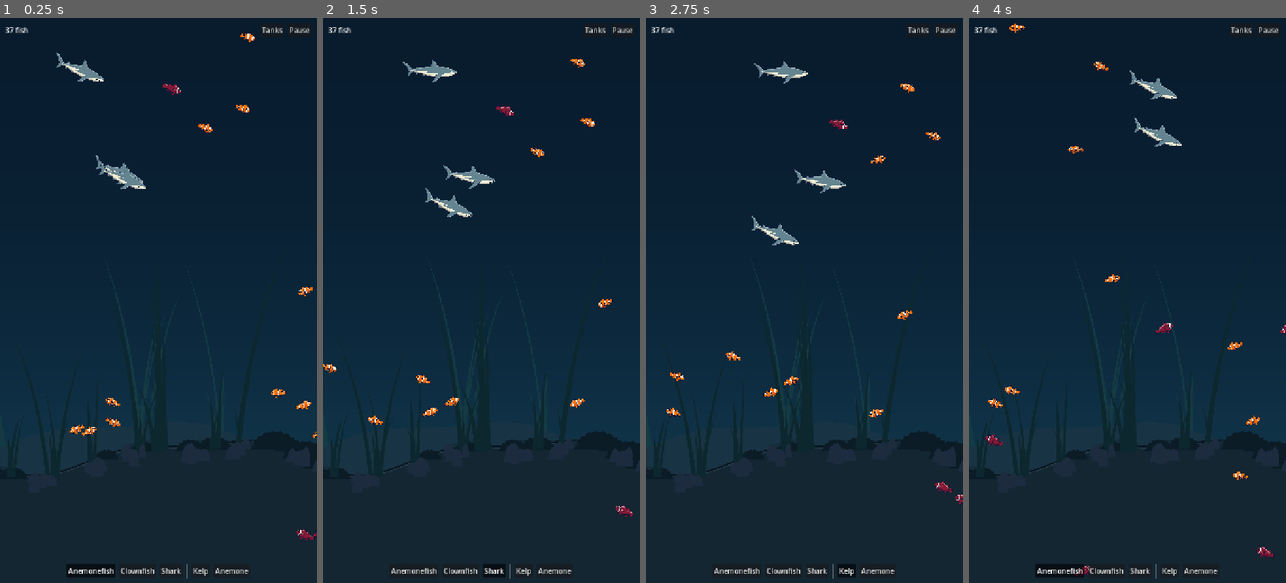
Above: before the commit, frames 1-4 (left to right).
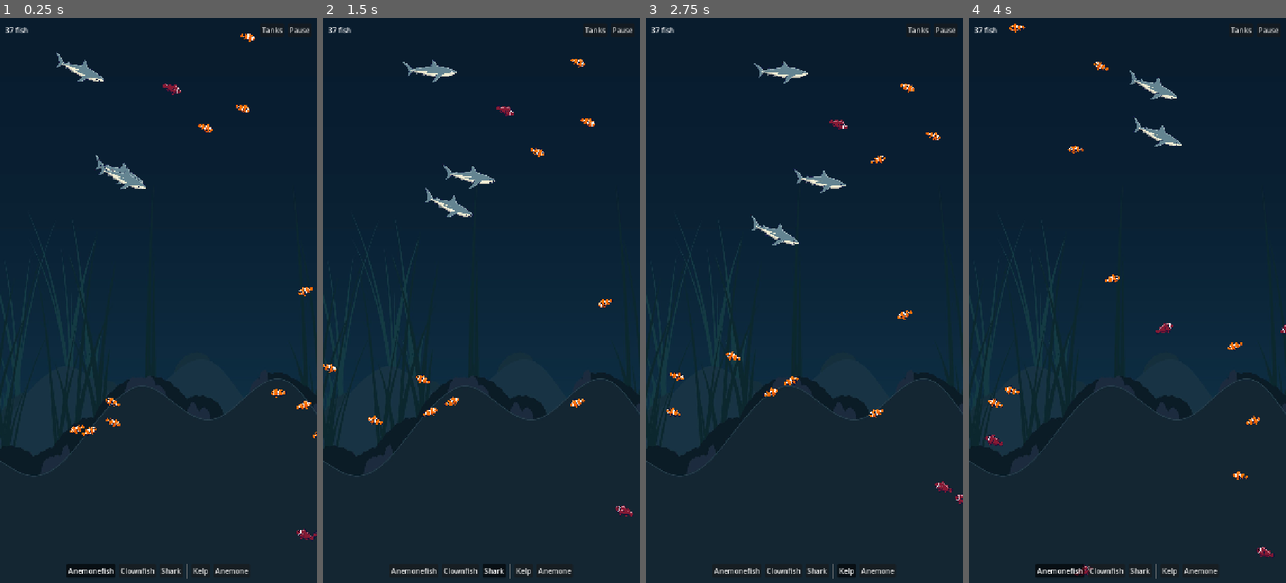
Above: after the commit, the same moments.

Repository: dfoster42/aquariam_v2
Game: Godot game, scene res://scenes/main.tscn
The game is run twice, just before and just after one commit, with the same random seed, the same clock (stepped at 60 frames per second) and the same inputs.
Inputs:
- Up to frame 1 (0.25 s): no input
- Up to frame 2 (1.5 s): click "Clownfish" at 0.5 s; click "Shark" at 1.25 s
- Up to frame 3 (2.75 s): click "Kelp" at 2 s
- Up to frame 4 (4 s): click "Tanks" at 2.75 s; click "New aquarium" at 3.5 s

The runs differ from the first frame. In frame 1, 1.5% of the frame differs, in the area x 0-100%, y 37-81%; in frame 2, 1.6%; in frame 3, 1.6%; in frame 4, 1.6%.

Commit message:
Seat terrain objects on slopes, and stop hidden fish fleeing their own cover
Closes #4.

The floor has real relief again. Three changes make objects sit on it, each
replacing something that did not work:

The floor is drawn last, over everything standing on it. Rocks, kelp and coral
are drawn first and buried, so the floor occludes whatever falls below the
surface at every column. That removes floating and contact gaps outright — no
object has to know the ground's shape in order to sit on it.

A mound tilts rather than traces. The ground is sampled at the rock's left and
right edges and the shape tilted along that line. The original flat-bottomed
mound seated at one sampled y lifted off the ground at one end on any gradient.
An intermediate version whose crown traced the ground column by column never
floated but stretched into a smear several times its own size — visible in a
deliberate stress render at cliff amplitude, which is how it was caught. The lean
is clamped, because across a cliff the two samples differ by far more than the
rock is tall.

Kelp blades each sample their own x, so a stand spanning a gradient follows it.

The separate dark layer behind the dips is gone. It filled the whole uncarved
landform, so a dip showed dark fill rising to the uncarved crest and read as a
dark hill standing in front of the floor rather than a cut into it.

Separately, and more importantly: a sheltered fish fled its own cover. Threatened
while hidden, it swam out into open water where the predator could see it again —
so a plant protected a fish right up until something threatened it, which is the
only moment it was supposed to matter. A hidden fish now holds position while it
can see the threat, and goes back to wandering when it cannot.

That was found by a flaky test, and the test was flaky because I wrote it to
measure an outcome several seconds out. Two versions failed about one run in two:
distance-to-cover at a fixed time (which a fish that reaches cover and keeps
fleeing fails) and "did it reach cover" (which fails when the shark catches it on
the way or drifts out of sight). It now measures the decision — with a threat in
sight and no cover yet, the heading must point at the nearest cover — which is
the rule actually implemented. Six consecutive runs and three full suite runs are
clean.

I also claimed that test passed when I first added it. It had been flaky from the
start and I had got a lucky first run.

Co-Authored-By: Claude Opus 5 <noreply@anthropic.com>

Diff:
--- a/scripts/fish.gd
+++ b/scripts/fish.gd
@@ -7,7 +7,7 @@
 
 signal eaten(fish: Fish)
 
-enum Behaviour { WANDER, HUNT, FLEE }
+enum Behaviour { WANDER, HUNT, FLEE, HIDE }
 
 const ARRIVE_DISTANCE: float = 24.0
 ## How close a predator's MOUTH must come to prey to eat it — not its centre.
@@ -100,11 +100,21 @@
 	var nearest_threat: Fish = _nearest_of(neighbours, _predators)
 	if nearest_threat != null:
 		behaviour = Behaviour.FLEE
-		# Break for cover if any is in sight, otherwise straight away. Without this,
-		# plants would shelter only the prey that happened to drift into one, and the
-		# player would have no way to see that cover was doing anything.
+		# Already hidden: hold still rather than run.
+		#
+		# Fleeing while sheltered swam the fish straight out of its own cover and into
+		# the open, where the predator could see it again — so a plant protected a fish
+		# only until something threatened it, which is exactly when it was supposed to
+		# work. A fish holding in the weeds is also what one actually does.
+		if sheltered:
+			behaviour = Behaviour.HIDE
+			return Vector2.ZERO
+
+		# Otherwise break for cover if any is in sight. Without this, plants would
+		# shelter only the prey that happened to drift into one, and the player would
+		# have no way to see that cover was doing anything.
 		var refuge := _nearest_shelter(shelter)
-		if refuge != null and not sheltered:
+		if refuge != null:
 			return global_position.direction_to(refuge.global_position)
 		return nearest_threat.global_position.direction_to(global_position)
 
--- a/test/shelter_test.gd
+++ b/test/shelter_test.gd
@@ -101,14 +101,59 @@
 	var cover_at := prey_at + Vector2(0, -180)
 	tank.place_decor(kelp, cover_at)
 	var prey: Fish = tank.spawn(prey_s, prey_at)
-	tank.spawn(shark_s, prey_at + Vector2(220, 0))
-
-	var start_gap := prey.global_position.distance_to(cover_at)
-	for i in 60:
+	tank.spawn(shark_s, prey_at + Vector2(150, 0))
+
+	# Assert that it REACHES cover, not that it is nearer to cover after a fixed time.
+	#
+	# The distance version of this was flaky at about one run in two, and the reason is
+	# behaviour rather than noise: prey steers to cover, arrives after roughly 50px,
+	# becomes sheltered, and then goes back to fleeing straight away from the shark —
+	# which can carry it past the plant and out the far side. Measuring the gap at a
+	# fixed moment conflated "broke for cover" with "kept running once it got there".
+	# Tests the DECISION, not where the fish ends up after several seconds.
+	#
+	# Two earlier versions measured an outcome and were both flaky at about one run in
+	# two: distance-to-cover at a fixed time (which a fish that reaches cover and keeps
+	# fleeing fails), then "did it reach cover" (which fails whenever the shark catches
+	# it on the way, or drifts out of sight and the fish goes back to wandering). The
+	# rule being implemented is "when threatened and not yet hidden, steer at the
+	# nearest cover", and that is exactly what this measures.
+	var before := prey.global_position
+	tank._process(1.0 / 30.0)
+	var moved := prey.global_position - before
+	_check(moved.length() > 0.5, "the fleeing prey did not move at all")
+
+	var to_cover := before.direction_to(cover_at)
+	var angle := rad_to_deg(absf(moved.normalized().angle_to(to_cover)))
+	_check(angle < 20.0,
+		"fleeing prey steered %.0f degrees away from the cover it could see" % angle)
+
+	tank.queue_free()
+	_check_hidden_holds_position()
+
+## A hidden fish holds still rather than swimming out of its own cover.
+##
+## Only while it can actually see the threat — out of sight it goes back to wandering,
+## which is correct and is what made a first version of this check flaky: the shark sat
+## right on the edge of the prey's vision and drifted in and out of it.
+func _check_hidden_holds_position() -> void:
+	var tank := _tank()
+	var kelp := _decor(tank, "Kelp")
+	var cover_at := Vector2(1600, 1100)
+	tank.place_decor(kelp, cover_at)
+	var hidden: Fish = tank.spawn(_species(tank, "Clownfish"), cover_at)
+	tank.spawn(_species(tank, "Shark"), cover_at + Vector2(110, 0))
+
+	tank._process(1.0 / 30.0)
+	_check(hidden.sheltered, "a fish placed in cover did not register as sheltered")
+	var held := hidden.global_position
+	for i in 30:
 		tank._process(1.0 / 30.0)
-	var end_gap := prey.global_position.distance_to(cover_at)
-	_check(end_gap < start_gap,
-		"fleeing prey did not move toward cover (%.0f -> %.0f)" % [start_gap, end_gap])
+	_check(hidden.global_position.distance_to(held) < 2.0,
+		"a sheltered fish swam %.0fpx out of its own cover while threatened"
+			% hidden.global_position.distance_to(held))
+	_check(not hidden.is_eaten(), "a fish hiding in cover was eaten")
+
 	tank.queue_free()
 
 ## Plants have to survive a save, or a player's tank quietly loses its cover overnight.
Binary file changed: assets/textures/tank_background.jpg
Not shown, changed: README.md
Not shown, changed: tools/art/draw_background.py
